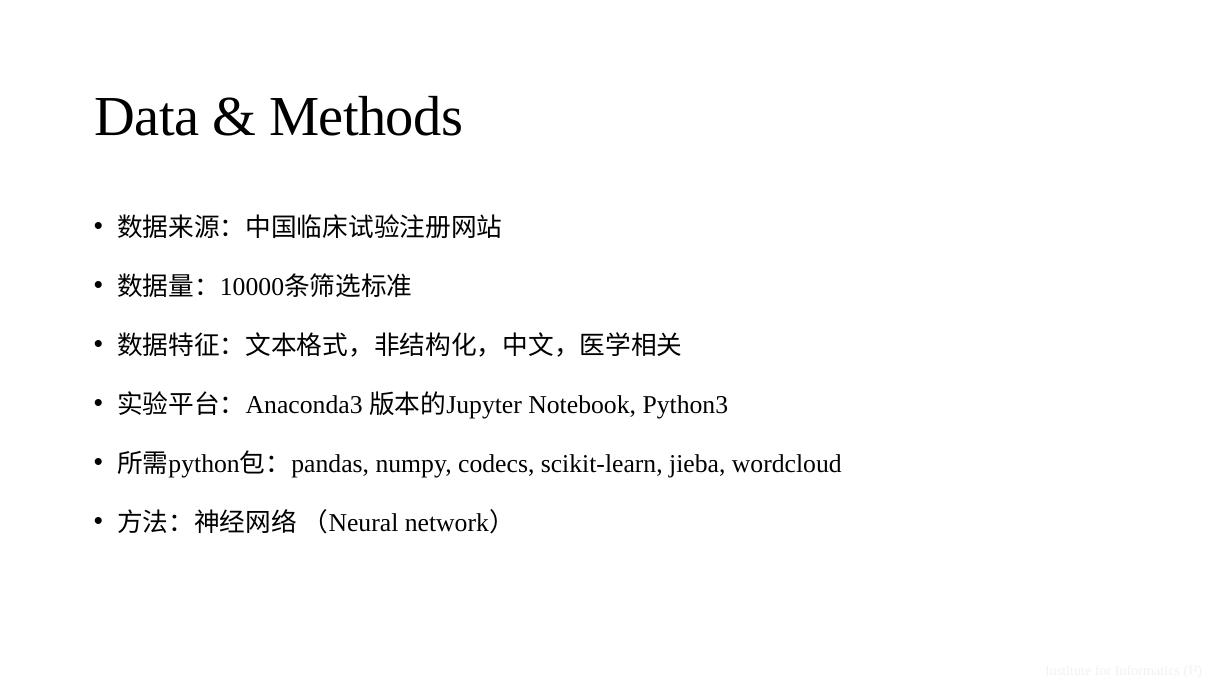
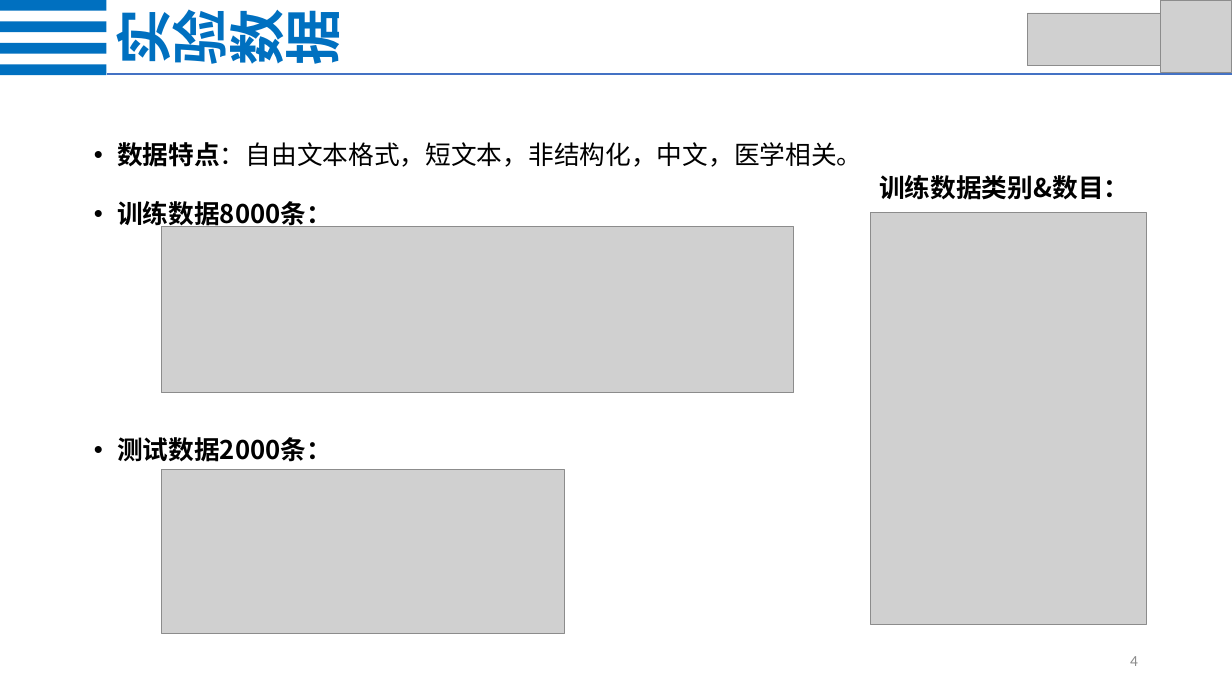
Before and after one commit to zonghui0228/Chinese-Medical-Text-Classification, a slide deck: slide 4 of Chinese_Medical_Text_Classification.pptx (slide 5 before the commit). Drawn at 1232x693 pixels with LibreOffice and Linux fonts; fonts in the diff are those of the drawing; grey boxes stand for pictures; background and template pictures are left out. Boxes give left, top, right and bottom in pixels: in the first picture for what was removed or moved away, otherwise in the second. Text is boxed around its words. In the diff, an @@ line names an element or a change of style, - is before the commit and + after.

```diff
--- a/Chinese_Medical_Text_Classification.pptx
+++ b/Chinese_Medical_Text_Classification.pptx
@@ text added at [100, 14, 351, 64], 44 pt, text #0070C0, bold @@
+实验数据
@@ picture added at [1028, 13, 1165, 66] @@
@@ picture added at [1161, 1, 1232, 73] @@
@@ group added at [0, 0, 106, 76]: 4 rectangles @@
@@ line added from (106, 74) to (1232, 74), #4472C4 1.5 pt @@
@@ title removed at [95, 95, 463, 136] @@
-Data & Methods
@@ text at [117, 142, 863, 462]: text changed; font Times New Roman to Noto Sans CJK SC @@
-• 数据来源：中国临床试验注册网站
-• 数据量：10000条筛选标准
-• 数据特征：文本格式，非结构化，中文，医学相关
-• 实验平台：Anaconda3 版本的Jupyter Notebook, Python3
-• 所需python包：pandas, numpy, codecs, scikit-learn, jieba, wordcloud
-• 方法：神经网络 （Neural network）
+• 数据特点：自由文本格式，短文本，非结构化，中文，医学相关。
+• 训练数据8000条：
+• 测试数据2000条：
@@ text added at [879, 175, 1129, 200], 20 pt, text #000000, bold @@
+训练数据类别&数目：
@@ picture added at [161, 226, 793, 393] @@
@@ picture added at [871, 213, 1147, 625] @@
@@ picture added at [161, 470, 564, 633] @@
@@ text removed at [895, 657, 1212, 684] @@
-Institute for Informatics (I2)
@@ page number added at [1130, 656, 1138, 666], 12 pt, text #8C8C8C @@
+4
```
Also in this commit, not shown: 6 other slides changed, 6 slides added, 3 slides removed, 1 other file.
